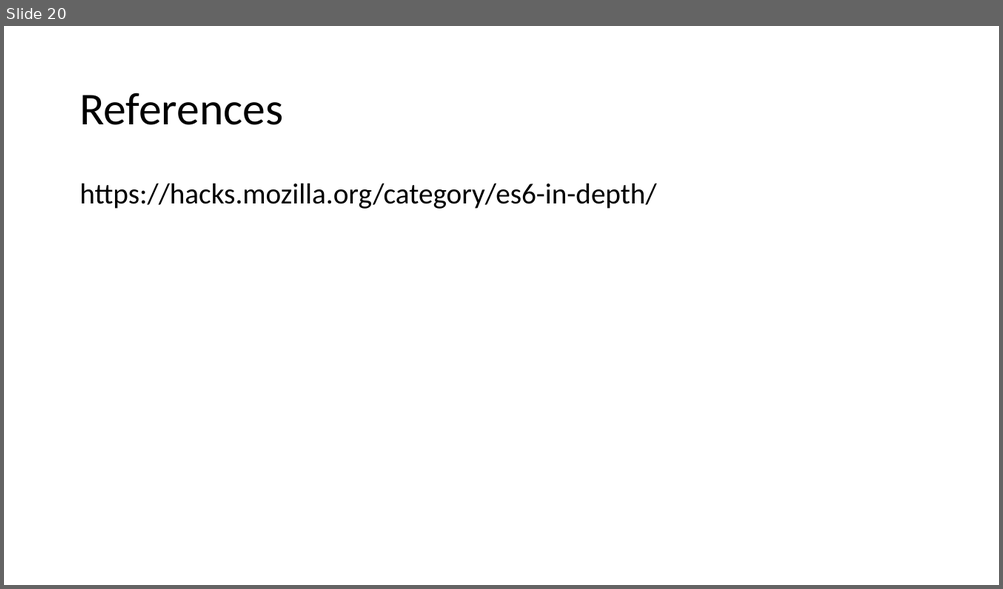
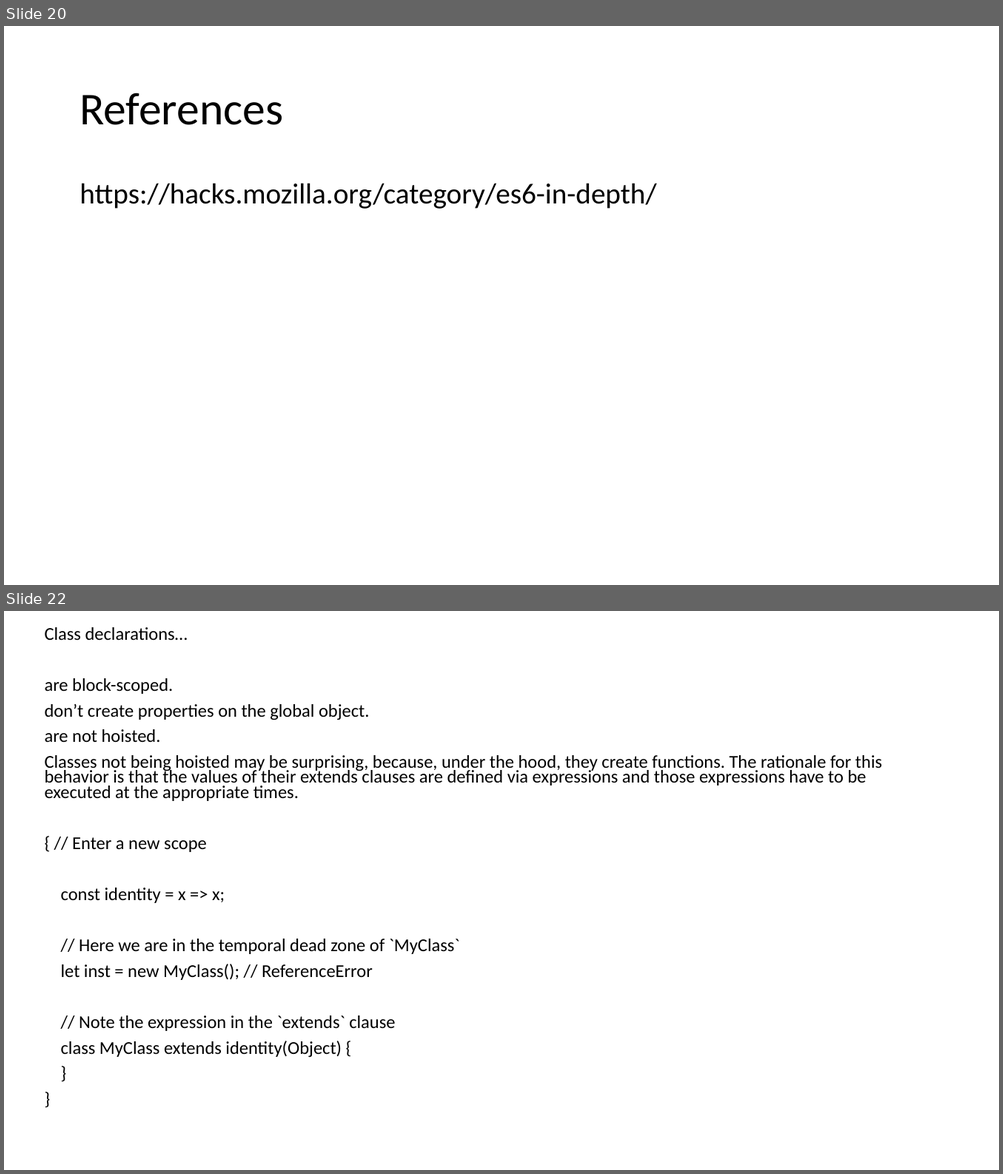
Before and after one commit to dzmitry-varabei/front-end-course, a slide deck: es6/es6.pptx. Shown one above the other, each under a label of ours: slide 20 before the commit, slides 20 and 22 after it; the slides between them are not shown. The pictures are 1003x589 and 1003x1174 pixels, drawn with LibreOffice and Linux fonts; fonts in the diff are those of the drawing. Boxes give left, top, right and bottom in pixels: in the first picture for what was removed or moved away, otherwise in the second. Text is boxed around its words. In the diff, an @@ line names an element or a change of style, - is before the commit and + after.

```diff
--- a/es6/es6.pptx
+++ b/es6/es6.pptx
@@ slide 22 added at <box>4,611,999,1170</box>, background #FFFFFF @@
@@ text added at <box>45,627,882,1058</box>, 17.5 pt, text #000000 @@
+Class declarations…
+are block-scoped.
+don’t create properties on the global object.
+are not hoisted.
+Classes not being hoisted may be surprising, because, under the hood, they create functions. The rationale for this behavior is that the values of their extends clauses are defined via expressions and those expressions have to be executed at the appropriate times.
+{ // Enter a new scope
+const identity = x => x;
+// Here we are in the temporal dead zone of `MyClass`
+let inst = new MyClass(); // ReferenceError
+// Note the expression in the `extends` clause
+class MyClass extends identity(Object) {
+}
+}
```
Also in this commit, not shown: 6 other slides added, 8 other files.
